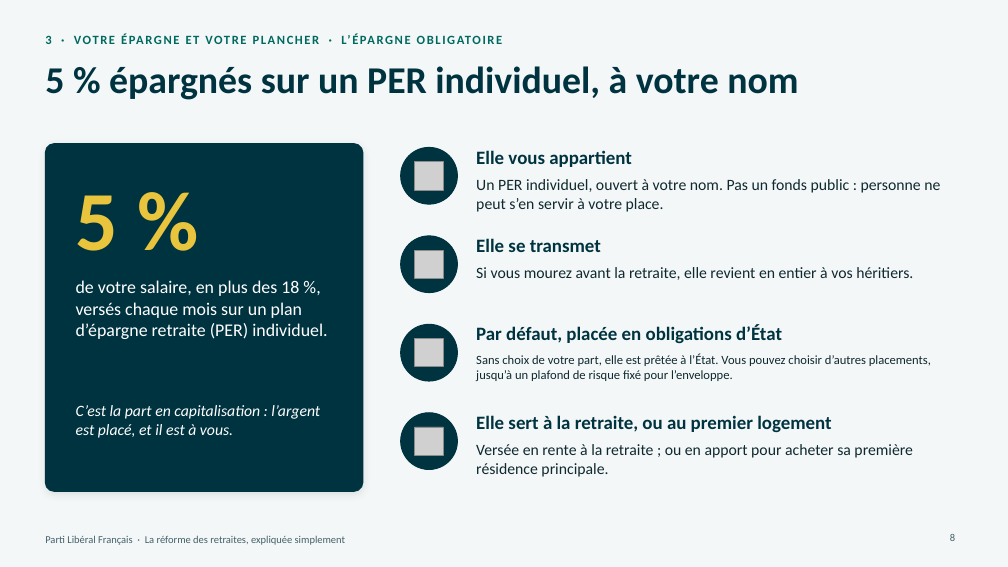
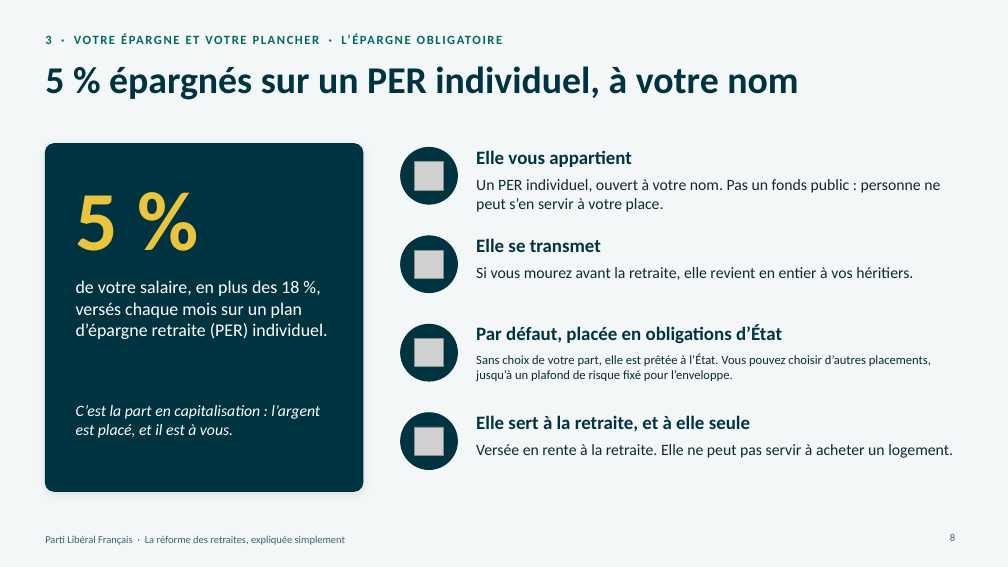
Before and after one commit to g-pliberal/retraitecomptenotionelle, a slide deck: slide 8 of docs/presentation_adherents_17_novembre_2026.pptx. Drawn at 1008x567 pixels with LibreOffice and Linux fonts; fonts in the diff are those of the drawing; grey boxes stand for pictures. Boxes give left, top, right and bottom in pixels: in the first picture for what was removed or moved away, otherwise in the second. Text is boxed around its words. In the diff, an @@ line names an element or a change of style, - is before the commit and + after.

```diff
--- a/docs/presentation_adherents_17_novembre_2026.pptx
+++ b/docs/presentation_adherents_17_novembre_2026.pptx
@@ text at bbox=[476, 415, 750, 432]: text changed @@
-Elle sert à la retraite, ou au premier logement
+Elle sert à la retraite, et à elle seule
@@ text at bbox=[476, 444, 953, 458]: text changed @@
-Versée en rente à la retraite ; ou en apport pour acheter sa première résidence principale.
+Versée en rente à la retraite. Elle ne peut pas servir à acheter un logement.
```
